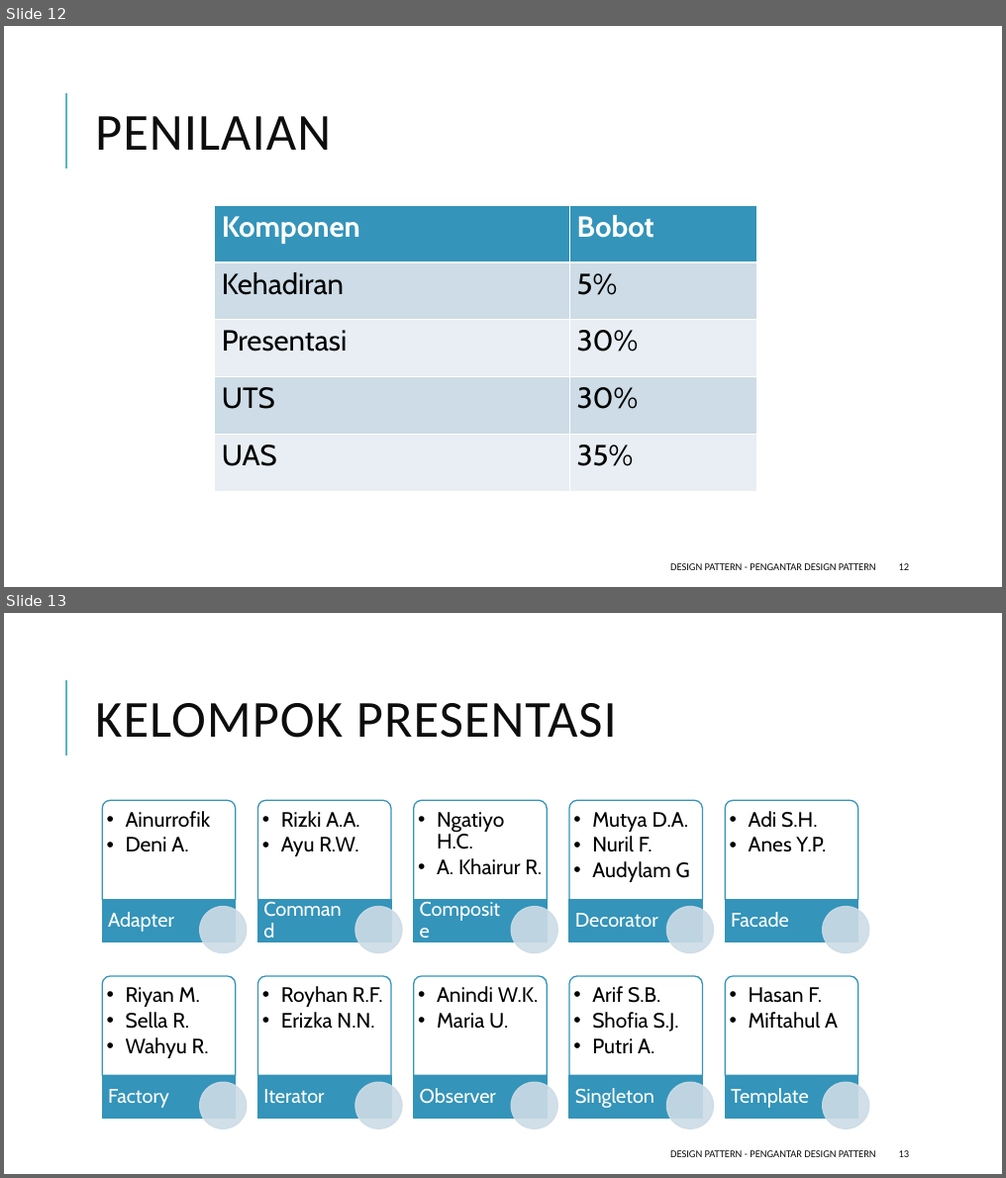
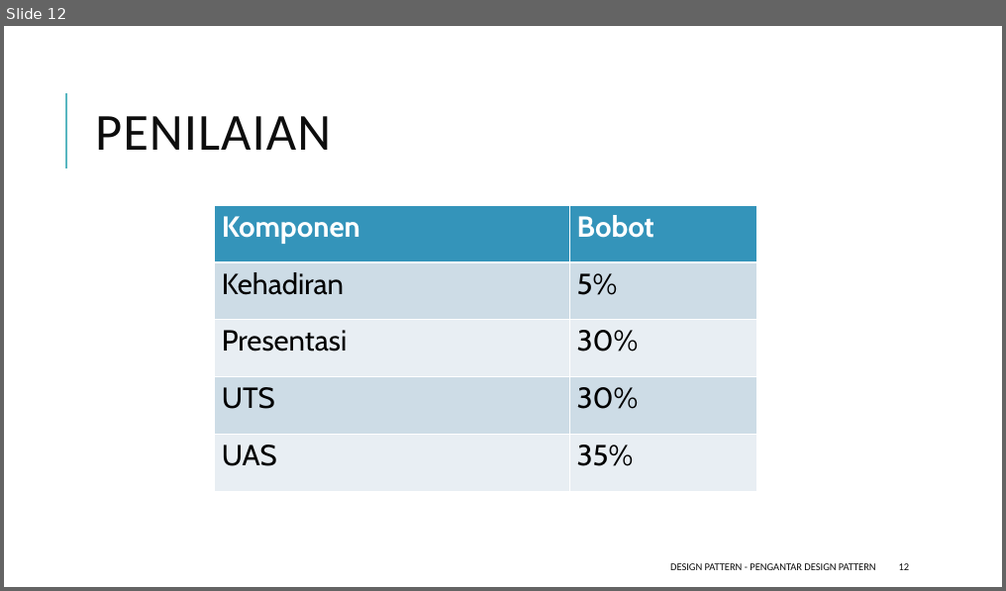
Before and after one commit to ksatria/MK-Design-Pattern, a slide deck: PPT/Design Pattern 1 - Pengantar Design Pattern.pptx. Shown one above the other, each under a label of ours: slides 12 and 13 before the commit, slide 12 after it. The pictures are 1006x1178 and 1006x591 pixels, drawn with LibreOffice and Linux fonts; fonts in the diff are those of the drawing. Boxes give left, top, right and bottom in pixels: in the first picture for what was removed or moved away, otherwise in the second. Text is boxed around its words. In the diff, an @@ line names an element or a change of style, - is before the commit and + after.

```diff
--- a/PPT/Design Pattern 1 - Pengantar Design Pattern.pptx
+++ b/PPT/Design Pattern 1 - Pengantar Design Pattern.pptx
@@ slide 13 removed at (4, 613, 1002, 1174), background #FFFFFF; not listed: 1 template element that a slide beside it also shows @@
@@ title removed at (95, 703, 617, 738) @@
-KELOMPOK PRESENTASI
@@ group removed at (102, 800, 869, 1129): 20 texts, 10 round same rects, 10 rectangles, 10 ellipses @@
-  •• Ainurrofik
-  •• Deni A.
-Adapter
-  •• Rizki A.A.
-  •• Ayu R.W.
-Command
-  •• Ngatiyo H.C.
-  •• A. Khairur R.
-Composite
-  •• Mutya D.A.
-  •• Nuril F.
-  •• Audylam G
-Decorator
-  •• Adi S.H.
-  •• Anes Y.P.
-Facade
-  •• Riyan M.
-  •• Sella R.
-  •• Wahyu R.
-Factory
-  •• Royhan R.F.
-  •• Erizka N.N.
-Iterator
-  •• Anindi W.K.
-  •• Maria U.
-Observer
-  •• Arif S.B.
-  •• Shofia S.J.
-  •• Putri A.
-Singleton
-  •• Hasan F.
-  •• Miftahul A
-Template
@@ text removed at (670, 1151, 876, 1157) @@
-DESIGN PATTERN - PENGANTAR DESIGN PATTERN
@@ page number removed at (899, 1151, 910, 1157) @@
-13
```
Also in this commit, not shown: 1 slide changed, 1 slide added, 1 other slide removed.
